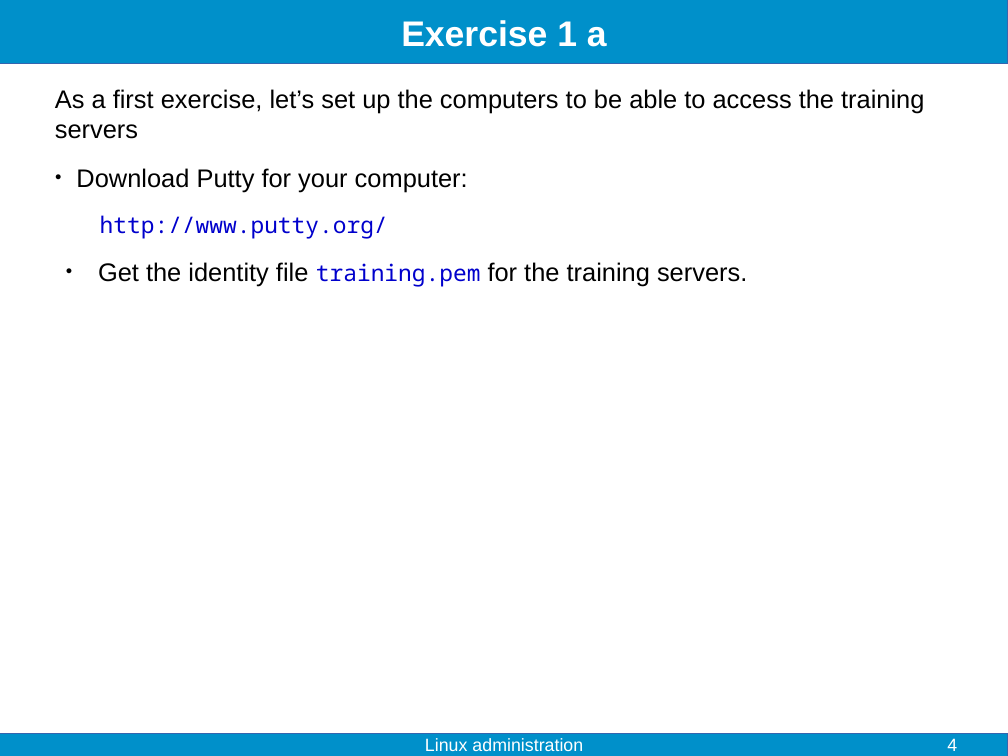
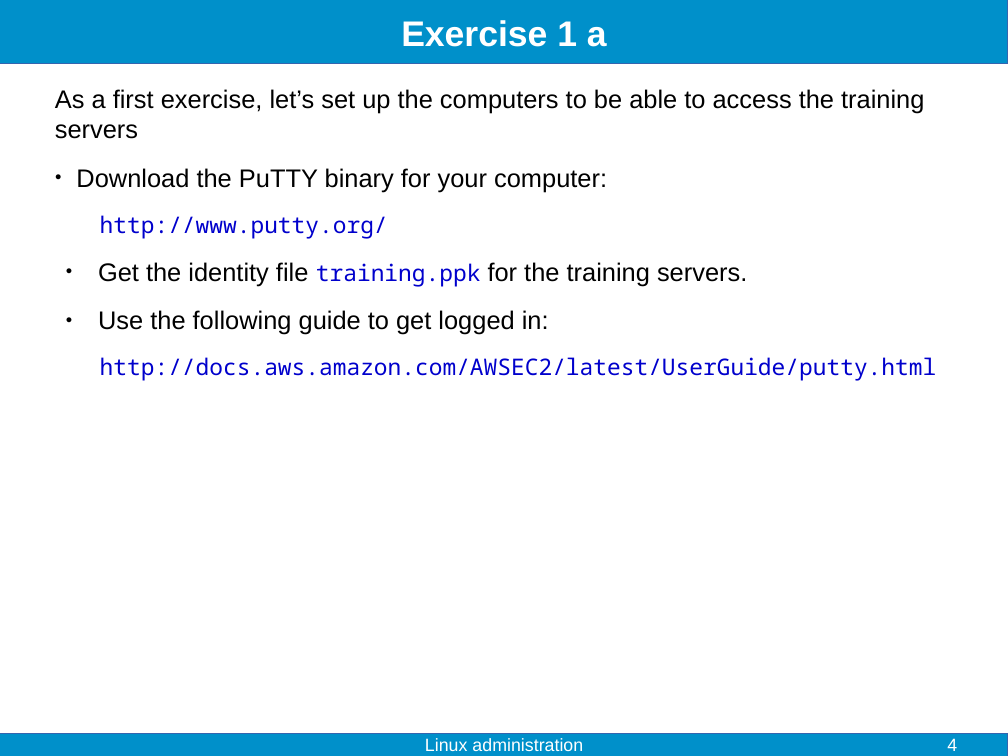
Before and after one commit to fjelltopp/training, a slide deck: slide 4 of linux_administration/linux_administration.odp. Drawn at 1008x756 pixels with LibreOffice and Linux fonts; fonts in the diff are those of the drawing. Boxes give left, top, right and bottom in pixels: in the first picture for what was removed or moved away, otherwise in the second. Text is boxed around its words. In the diff, an @@ line names an element or a change of style, - is before the commit and + after.

```diff
--- a/linux_administration/linux_administration.odp
+++ b/linux_administration/linux_administration.odp
@@ text at (76, 168, 607, 192): text changed @@
-● Download Putty for your computer:
+● Download the PuTTY binary for your computer:
@@ text at (98, 262, 937, 381): text changed @@
-● Get the identity file training.pem for the training servers.
+● Get the identity file training.ppk for the training servers.
+● Use the following guide to get logged in:
+http://docs.aws.amazon.com/AWSEC2/latest/UserGuide/putty.html
```
Also in this commit, not shown: 4 other slides changed, 1 slide added.
